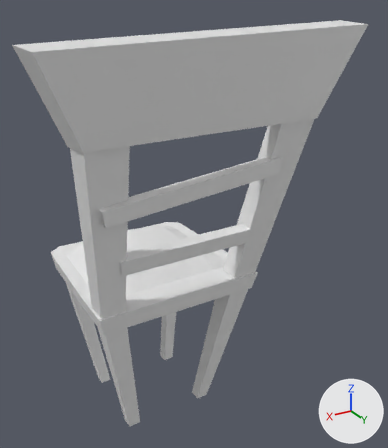
Before and after pictures for a commit that changed the FBX model Assets/3D Assets/küche/Kuechenstuhl.fbx.
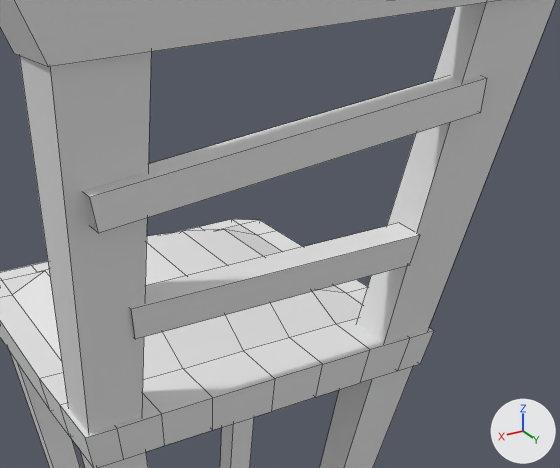
Each version is shown whole from a camera (50 mm lens) standing at (0.96, 2.05, 1.88) and looking at (-0.16, 0.17, 0.94), then close up on the part from 16% to 81% of the width and 27% to 75% of the height. Lighting does not change. The marker at lower right points along +X, +Y and +Z. The close-ups show mesh edges as thin lines. Where no turn or scale is listed for an object, it has been applied to the vertices.

In view in the first close-up: 'KücheStuhl___Copy:Küchenstuhl'.
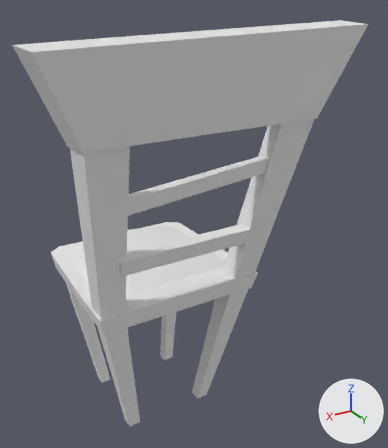
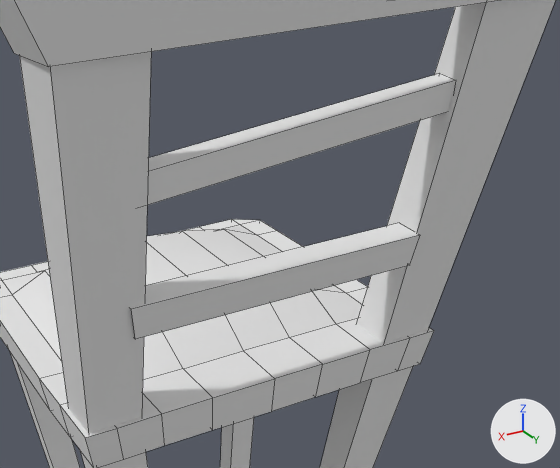
Location of each change, [x1, y1, x2, y2] in pixels of the close-ups (560 x 468 px; the box of a moved part takes in the faces that stretch with it):
part 1 of me_untitled_004, moved or reshaped
    before: [83, 76, 487, 233]
    after: [147, 73, 456, 205]

The edits, one by one:
me_untitled_004 has 168 vertices, 146 faces and spans x -0.66..0.59, y -0.35..0.6, z 0.0..1.78.
me_untitled_004 is used by ob_küchestuhl___copy_küchenstuhl; location (0.0, 0.0, 0.0).
me_untitled_004 part 1: the loose piece of 8 vertices spanning x -0.37..0.39, y 0.43..0.5, z 1.16..1.29 is scaled about its middle by 0.894, then moved by (0.0, -0.03, 0.0).
